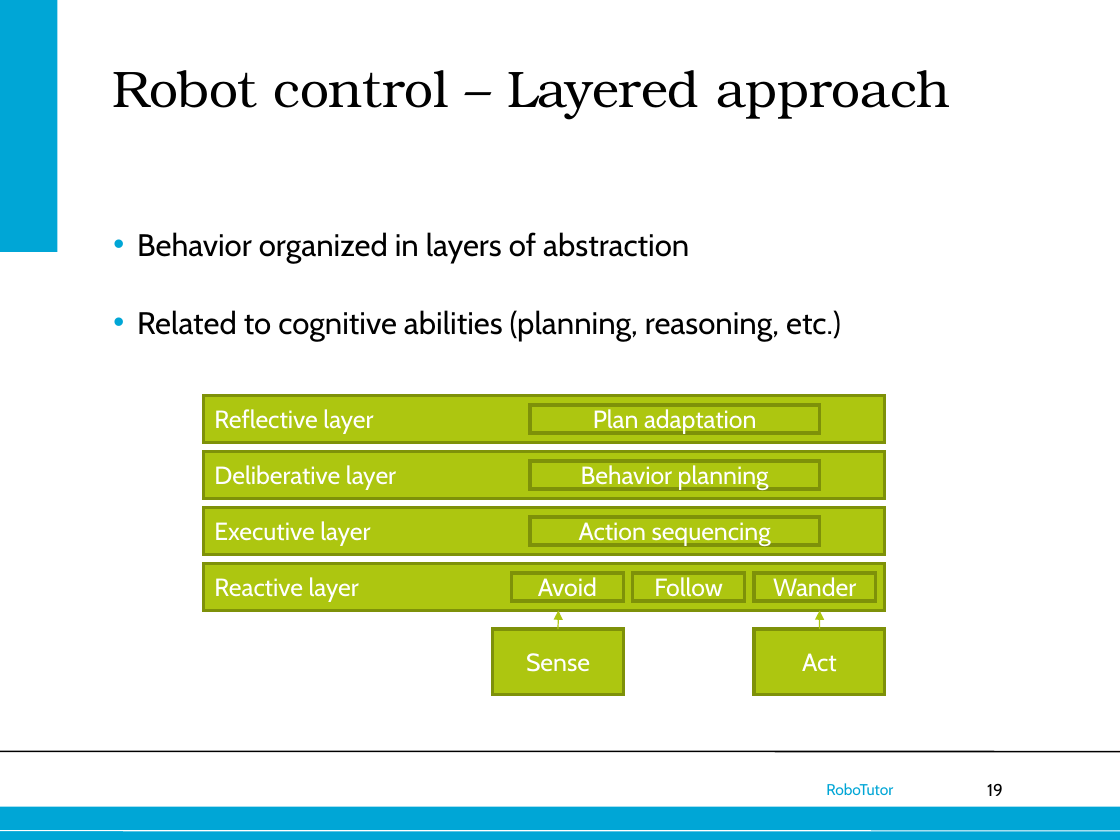
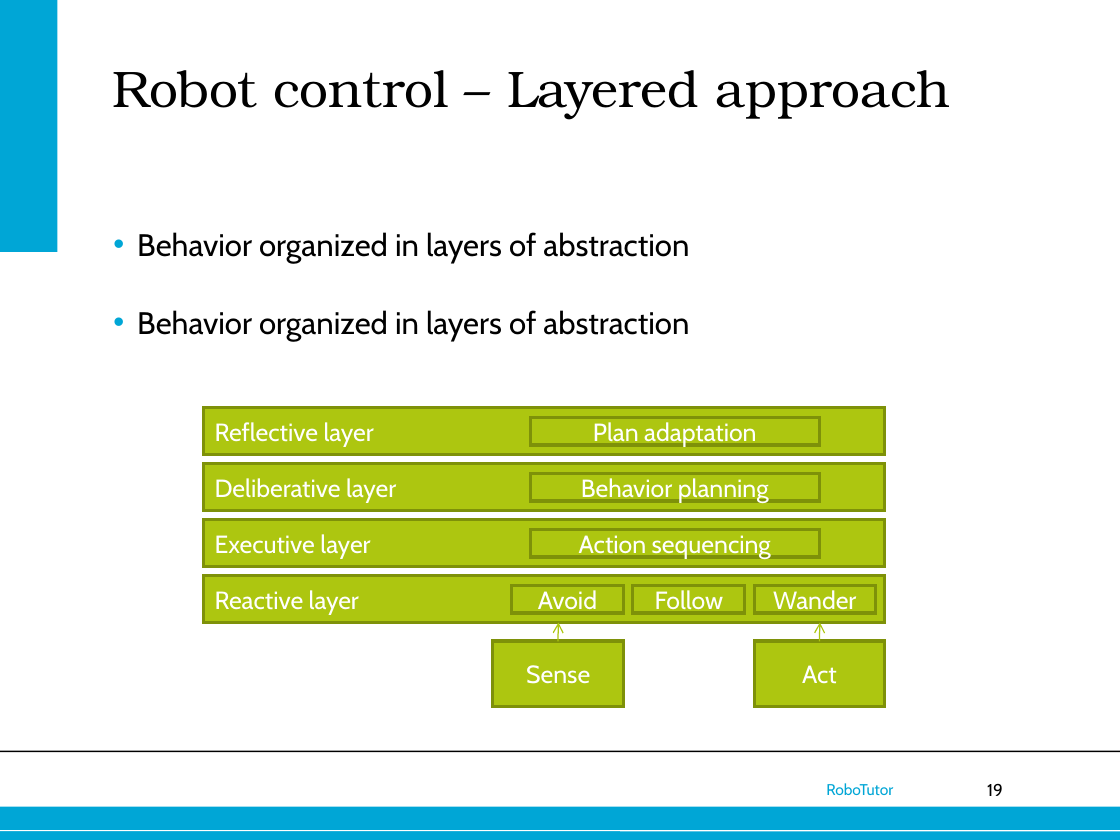
Before and after one commit to jettan/robotutor, a slide deck: slide 19 of Nao 2.0.ppt. Drawn at 1120x840 pixels with LibreOffice and Linux fonts; fonts in the diff are those of the drawing; background and template pictures are left out. Boxes give left, top, right and bottom in pixels: in the first picture for what was removed or moved away, otherwise in the second. Text is boxed around its words. In the diff, an @@ line names an element or a change of style, - is before the commit and + after.

```diff
--- a/Nao 2.0.ppt
+++ b/Nao 2.0.ppt
@@ text at [137,310,689,341]: text changed @@
-• Related to cognitive abilities (planning, reasoning, etc.)
+    • Behavior organized in layers of abstraction
@@ 8 rectangles: place and size @@
-8 rectangles at [493,405,885,694]
+8 rectangles at [493,417,885,706]
@@ arrow (558, 642) - (559, 623): arrowheads changed @@
@@ 4 rectangles, 2 arrows: place and size @@
-4 rectangles, 2 arrows at [204,395,885,629]
+4 rectangles, 2 arrows at [204,408,885,642]
@@ arrow (820, 642) - (820, 623): arrowheads changed @@
```
Also in this commit, not shown: 6 other slides changed, 1 other file.
